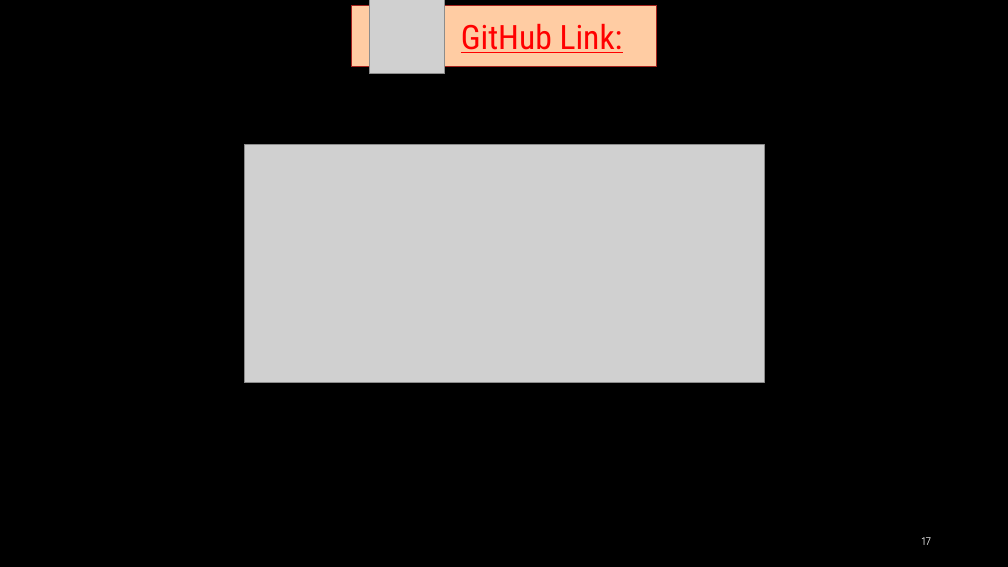
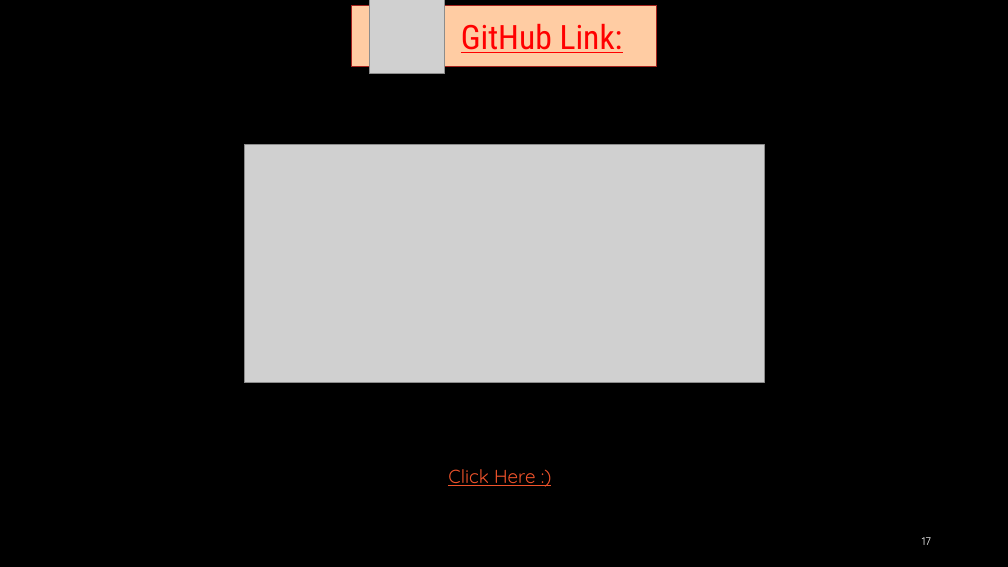
Before and after one commit to VDiablo/Eat-Deez-Full-Stack, a slide deck: slide 17 of Eat Deez PPT/Vishal Borah Eat-Deez PPT.pptm. Drawn at 1008x567 pixels with LibreOffice and Linux fonts; fonts in the diff are those of the drawing; grey boxes stand for pictures; background and template pictures are left out. Boxes give left, top, right and bottom in pixels: in the first picture for what was removed or moved away, otherwise in the second. Text is boxed around its words. In the diff, an @@ line names an element or a change of style, - is before the commit and + after.

Commit message:
Eat Deez PPT

```diff
--- a/Eat Deez PPT/Vishal Borah Eat-Deez PPT.pptm
+++ b/Eat Deez PPT/Vishal Borah Eat-Deez PPT.pptm
@@ text added at bbox=[448, 469, 535, 486], 18 pt, text #F0532B, underline @@
+Click Here :)
```
